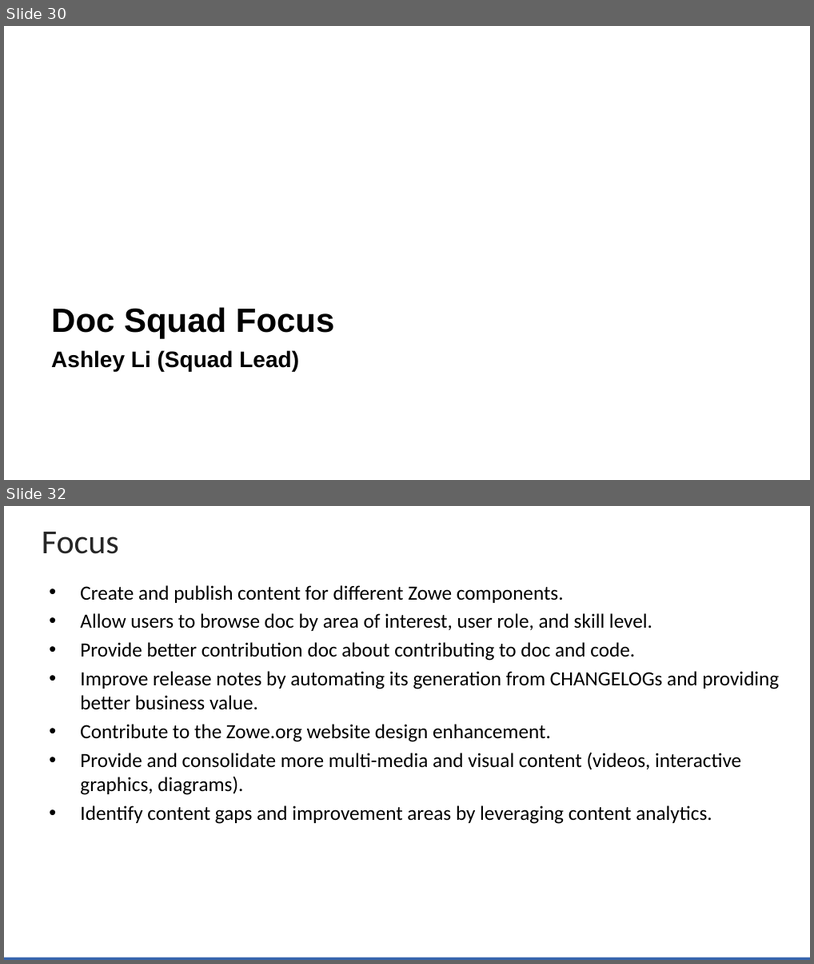
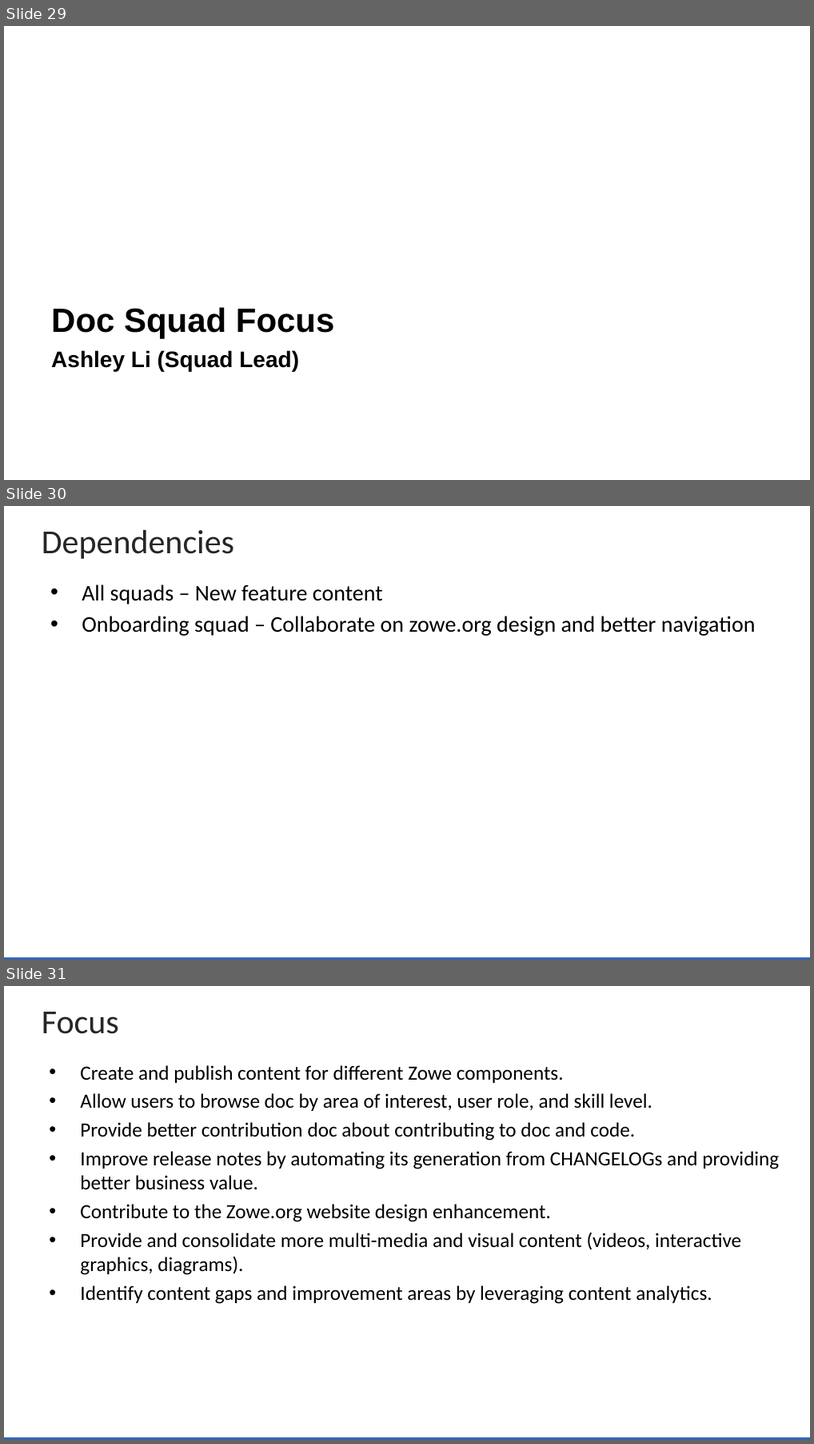
Before and after one commit to zowe/community, a slide deck: Project Management/20PI3 Planning/Zowe Community Squad Focus for 20PI3.pptx. Shown one above the other, each under a label of ours: slides 30 and 32 before the commit, slides 29, 30 and 31 after it; the slides between them are not shown. The pictures are 814x964 and 814x1444 pixels, drawn with LibreOffice and Linux fonts; fonts in the diff are those of the drawing; background and template pictures are left out. Boxes give left, top, right and bottom in pixels: in the first picture for what was removed or moved away, otherwise in the second. Text is boxed around its words. In the diff, an @@ line names an element or a change of style, - is before the commit and + after.

```diff
--- a/Project Management/20PI3 Planning/Zowe Community Squad Focus for 20PI3.pptx
+++ b/Project Management/20PI3 Planning/Zowe Community Squad Focus for 20PI3.pptx
@@ slide 30 added at [4,506,810,960], background #FFFFFF; not listed: 1 template element that a slide beside it also shows @@
@@ title added at [42,530,234,559], 30 pt, text #262626 @@
+Dependencies
@@ text added at [82,584,756,636], 20 pt, text #000000 @@
+• All squads – New feature content
+• Onboarding squad – Collaborate on zowe.org design and better navigation
@@ what was slide 30 is now slide 29 @@
@@ what was slide 32 is now slide 31 @@
```
Also in this commit, not shown: 2 slides removed, 1 other file.
